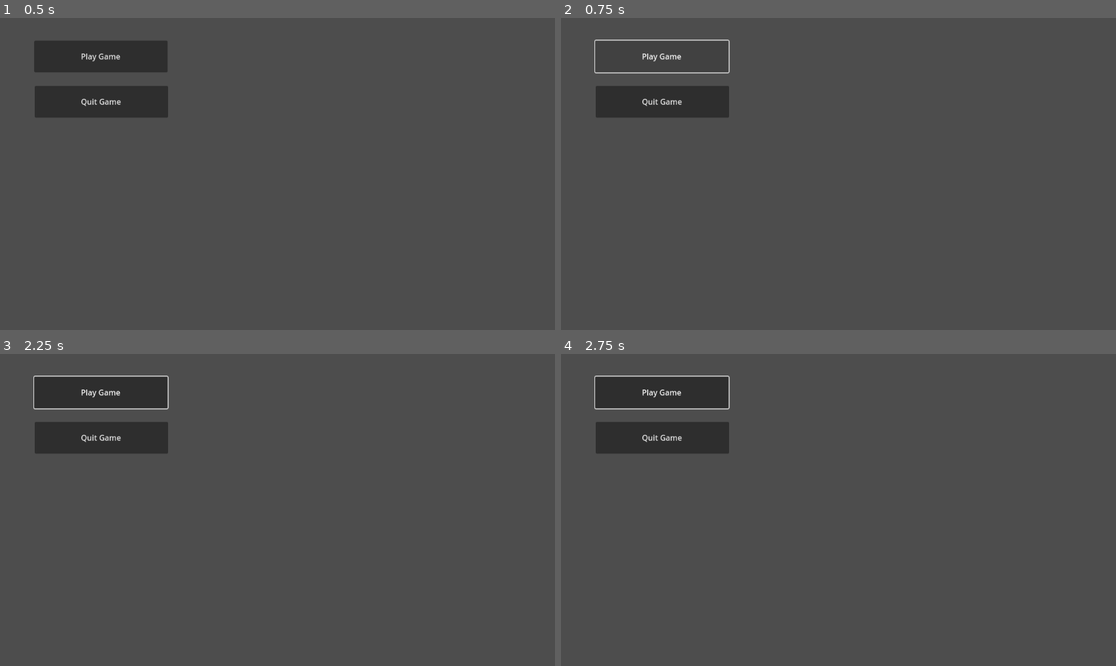
Above: before the commit, frames 1-4 (two rows, left to right).
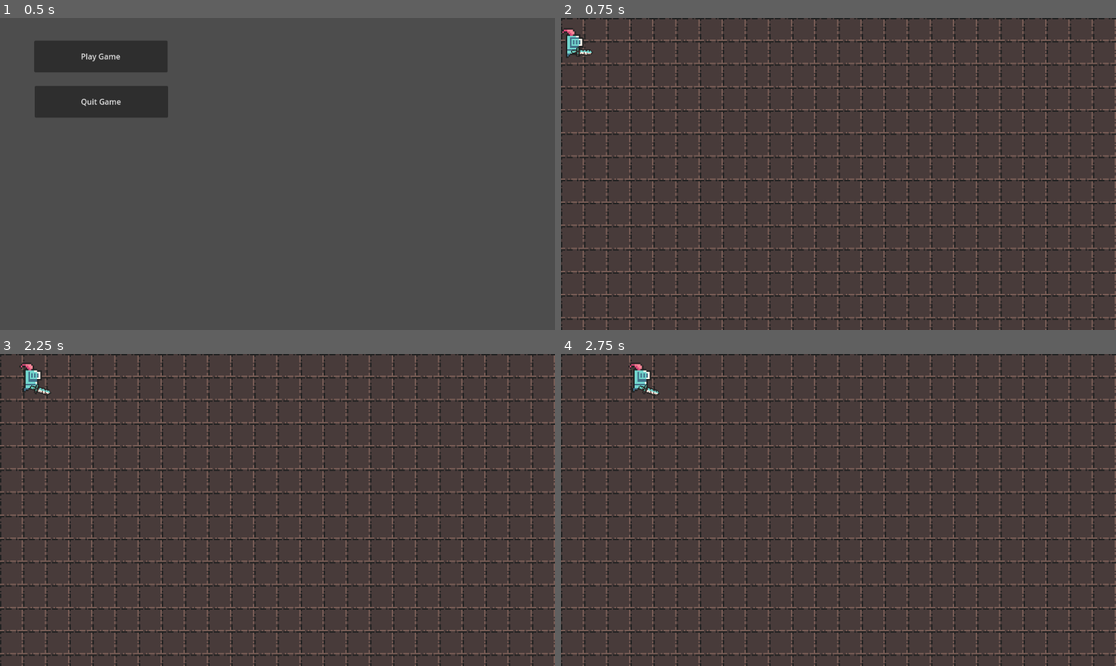
Above: after the commit, the same moments.

Repository: vgfreak95/BasicGame
Game: Godot game, scene res://scenes/Menu.tscn
Same seed, same stepped clock (60 frames per second), same inputs: the game is played once before the commit and once after it. This scene is started directly instead of the project's main scene.
Inputs (mouse positions are in pixels of both pictures, inside the frame that each line leads up to):
- Up to frame 1 (0.5 s): no input
- Up to frame 2 (0.75 s): click "Play Game" at 0.5 s
- Up to frame 3 (2.25 s): click (99, 391) at 1.25 s, where only the run before the commit has a clickable "Play Game"; tap Enter at 2 s; move the mouse to (399, 494) at 2.02 s; hold D (move_right) from 2.03 s (still down); click (399, 494) at 2.1 s
- Up to frame 4 (2.75 s): keep holding D (move_right)

Frame 1 is identical in both runs. In frame 2, 18% of the frame differs, in the area x 0-100%, y 0-100%; in frame 3, 20%; in frame 4, 20%.
Error before the commit: Parse Error: Invalid argument for "set_current_scene()" function: argument 1 should be "Node" but is "String". (res://scripts/Menu.gd:16)

Commit message:
deleted the menu gd in scenes, put all the changes from scenes menu back into the scripts menu. quit button now works

Diff:
--- a/scenes/Menu.gd
+++ /dev/null
@@ -1,20 +0,0 @@
-extends Node2D
-
-
-# Called when the node enters the scene tree for the first time.
-func _ready():
-	pass  # Replace with function body.
-
-
-# Called every frame. 'delta' is the elapsed time since the previous frame.
-func _process(delta):
-	pass
-
-
-func _on_play_button_pressed():
-	print("Play was pressed")
-	get_tree().change_scene("res://scenes/main.tscn")
-
-
-func _on_quit_pressed():
-	print("Quit was pressed")
--- a/scripts/Menu.gd
+++ b/scripts/Menu.gd
@@ -13,8 +13,9 @@
 
 func _on_play_button_pressed():
 	print("Play was pressed")
-	get_tree().set_current_scene("res://scenes/main.tscn")
+	get_tree().change_scene_to_file("res://scenes/main.tscn")
 
 
 func _on_quit_pressed():
 	print("Quit was pressed")
+	get_tree().quit()
